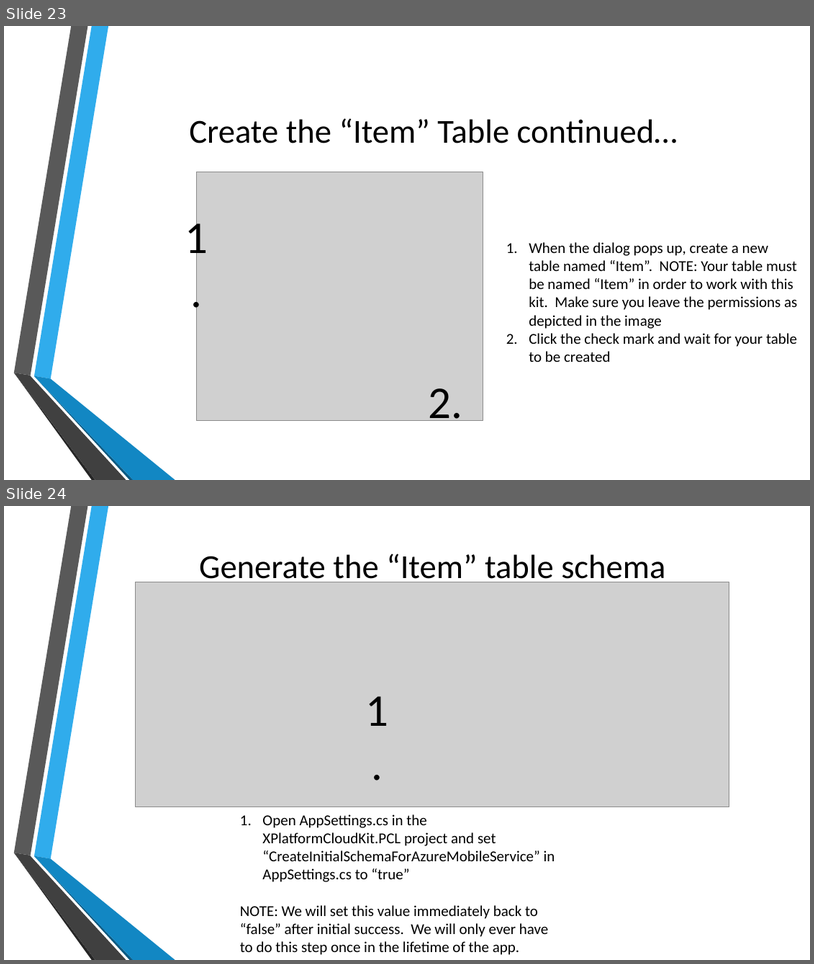
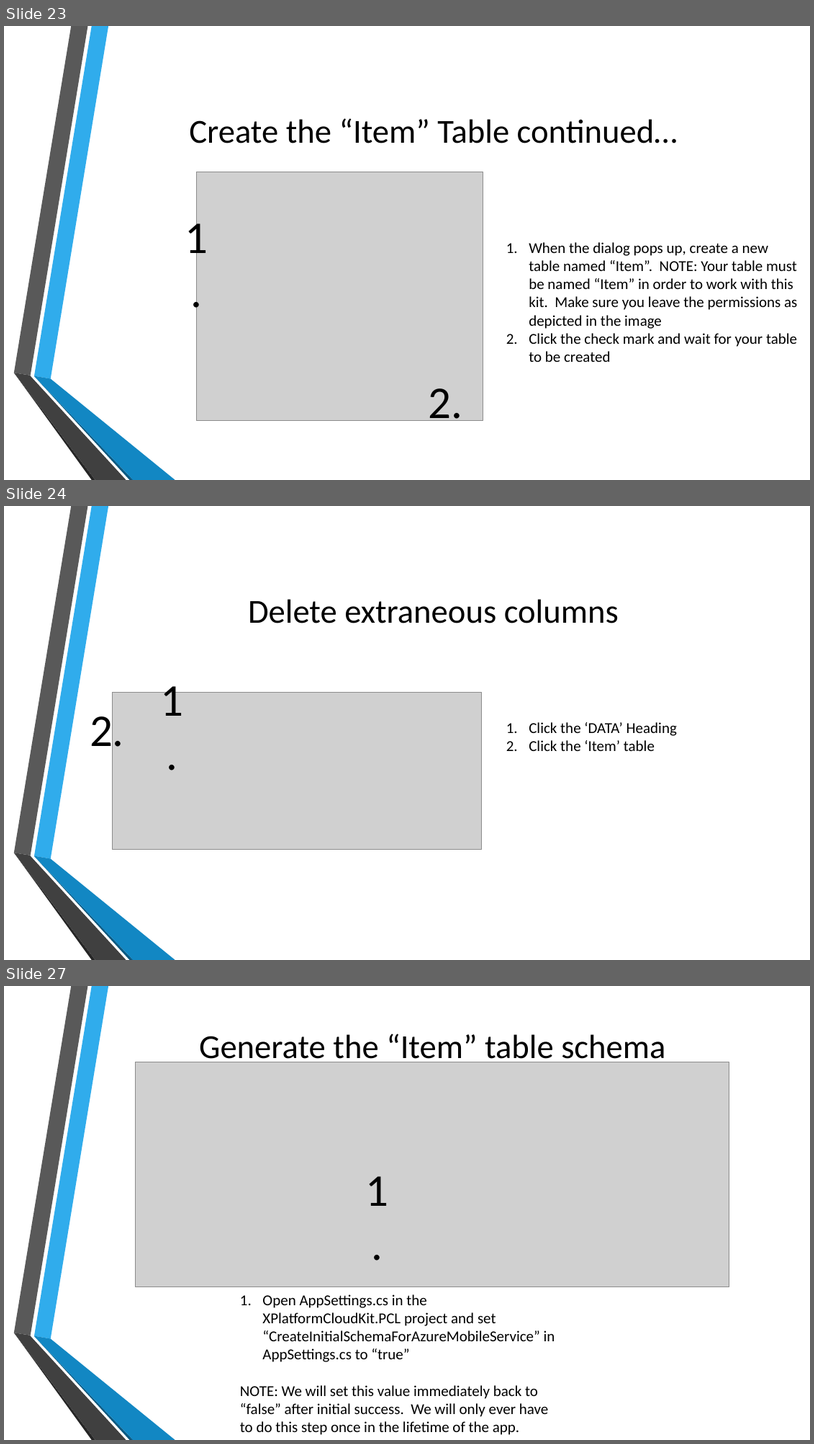
Before and after one commit to toolboc/XPlatformCloudKit, a slide deck: XPlatformCloudkit.pptx. Shown one above the other, each under a label of ours: slides 23 and 24 before the commit, slides 23, 24 and 27 after it; the slides between them are not shown. The pictures are 814x964 and 814x1444 pixels, drawn with LibreOffice and Linux fonts; fonts in the diff are those of the drawing; grey boxes stand for pictures; background and template pictures are left out. Boxes give left, top, right and bottom in pixels: in the first picture for what was removed or moved away, otherwise in the second. Text is boxed around its words. In the diff, an @@ line names an element or a change of style, - is before the commit and + after.

Commit message:
Update pptx
Add Instructions on removing extraneous columns now added by default,
see:
http://blogs.msdn.com/b/carlosfigueira/archive/2013/11/23/new-tables-in-azure-mobile-services-string-id-system-properties-and-optimistic-concurrency.aspx

```diff
--- a/XPlatformCloudkit.pptx
+++ b/XPlatformCloudkit.pptx
@@ slide 24 added at bbox=[4, 506, 810, 960], background picture (left out); not listed: 6 template elements that a slide beside it also shows @@
@@ title added at bbox=[248, 599, 619, 623], 40 pt, text #000000 @@
+Delete extraneous columns
@@ text added at bbox=[160, 677, 183, 716], 54 pt, text #000000 @@
+1.
@@ picture added at bbox=[113, 692, 483, 849] @@
@@ text added at bbox=[90, 708, 124, 757], 54 pt, text #000000 @@
+2.
@@ text added at bbox=[529, 722, 677, 751], 18 pt, text #000000 @@
+1. Click the ‘DATA’ Heading
+2. Click the ‘Item’ table
@@ what was slide 24 is now slide 27 @@
```
Also in this commit, not shown: 2 other slides added.
